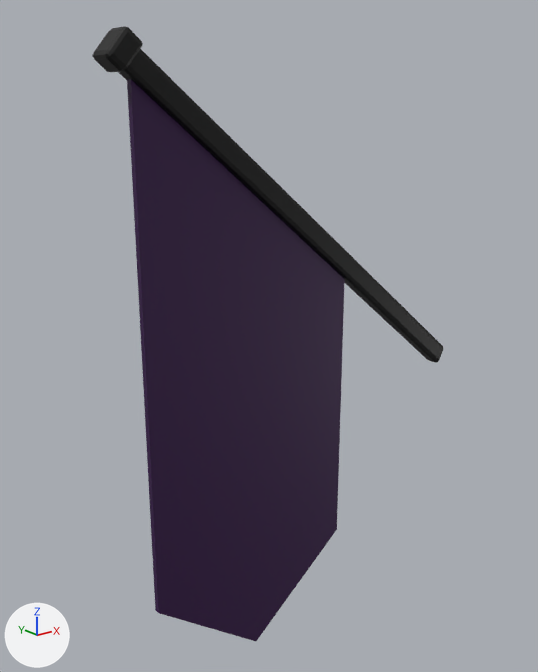
Two versions of the FBX model Assets/Project/Art/Models/Props/Decoration/Banner_Wall.fbx, one commit apart.
One viewpoint serves both versions: a 50 mm camera at (-3.17, -3.156, 1.596) aimed at (-0.842, -0.247, 0.432). Arrows for +X, +Y and +Z are at lower left; the lights stay in place. The first picture is the older version. Where no turn or scale is listed for an object, it has been applied to the vertices.

Script lines for the objects in view, before the commit:
```python
me_cube_050 = bpy.data.meshes.new('Cube.050')
me_cube_050.from_pydata(...)  # 92 vertices, 76 faces; spans x -2.13..0.02, y -0.08..0.07, z -1.4..1.73
# faces by material slot: [68, 8]
me_cube_050.materials.append(mat_wine_grey)  # black #171717
me_cube_050.materials.append(mat_banner)  # dark purple #320446
ob_cube_004 = bpy.data.objects.new('Cube.004', me_cube_050)
ob_cube_004.location = (0.338, -0.398, 0.135)
```
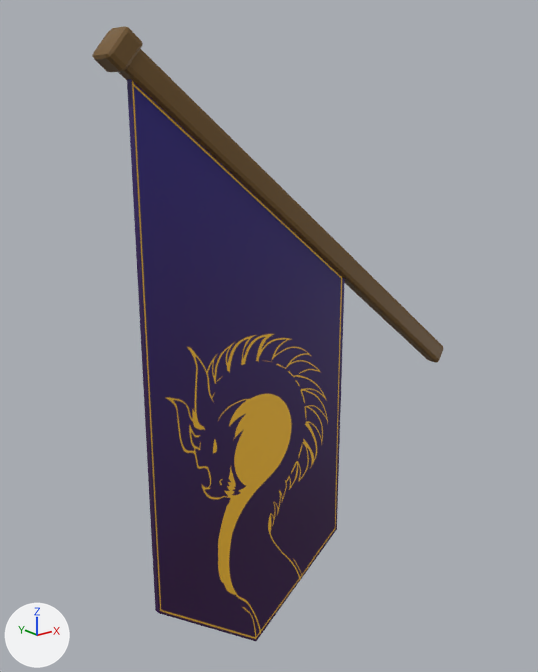
Location of each change, [x1, y1, x2, y2] in pixels of the pictures (538 x 672 px):
part 1 of me_cube_050, cut back
    both: [92, 26, 126, 56]
part 2 of me_cube_050, recoloured
    both: [93, 26, 444, 363]
part 3 of me_cube_050, recoloured
    both: [127, 79, 345, 641]

The change in detail:
Picture 'Banner_Wall.png' (img_banner_wall_png) is new.
Material 'Banner_Wall' (mat_banner_wall) is new.
Its texture is img_banner_wall_png.
me_cube_050 is used by ob_cube_004; location (0.338, -0.398, 0.135).
me_cube_050 had 92 vertices, 76 faces and spanned x -2.13..0.02, y -0.08..0.07, z -1.4..1.73.
me_cube_050 now has 84 vertices, 60 faces and spans x -2.13..0.02, y -0.08..0.07, z -1.4..1.73.
Part 1, on me_cube_050:
8 vertices are removed from x -2.12..-1.98, y -0.05..0.05, z 1.58..1.72.
18 faces are deleted.
2 new faces join them.
me_cube_050 part 2: 50 faces spanning x -2.13..0.02, y -0.08..0.07, z -0.05..1.73 switch from mat_wine_grey (black #171717) to mat_banner_wall (picture img_banner_wall_png).
me_cube_050 part 3: 8 faces spanning x -2.0..-0.8, y -0.01..0.02, z -1.4..1.58 switch from mat_banner (dark purple #320446) to mat_banner_wall (picture img_banner_wall_png).
